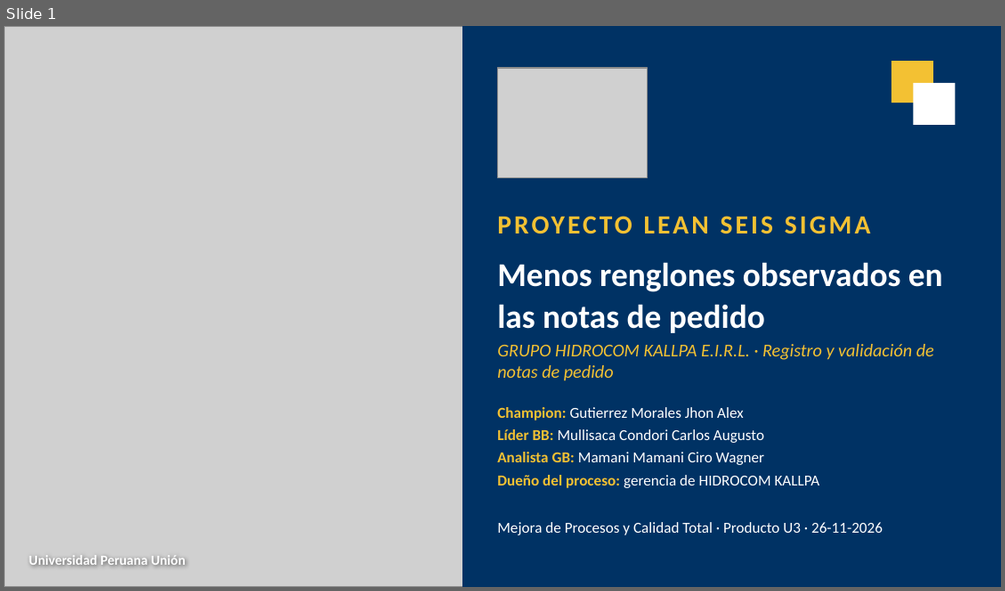
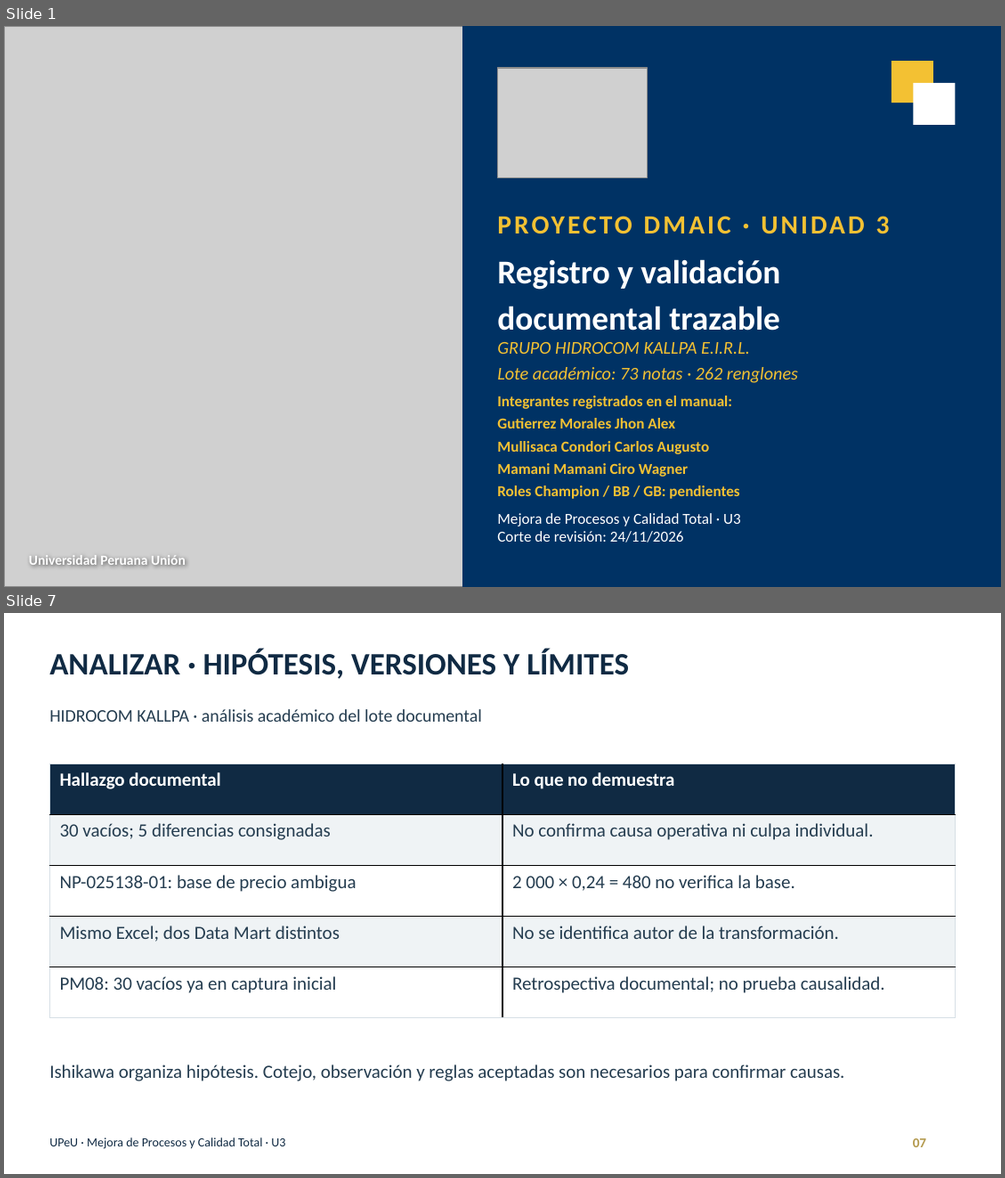
Before and after one commit to Nunclear/hidrocom-mejora-procesos-u3, a slide deck: 04_Producto_Final/U3_Presentacion_HIDROCOM.pptx. Shown one above the other, each under a label of ours: slide 1 before the commit, slides 1 and 7 after it; the slides between them are not shown. The pictures are 1005x591 and 1005x1178 pixels, drawn with LibreOffice and Linux fonts; fonts in the diff are those of the drawing; grey boxes stand for pictures. Boxes give left, top, right and bottom in pixels: in the first picture for what was removed or moved away, otherwise in the second. Text is boxed around its words. In the diff, an @@ line names an element or a change of style, - is before the commit and + after.

Commit message:
Integrar tres paquetes U3 completos, dashboard y validación reproducible

```diff
--- a/04_Producto_Final/U3_Presentacion_HIDROCOM.pptx
+++ b/04_Producto_Final/U3_Presentacion_HIDROCOM.pptx
@@ slide 7 added at bbox=[4, 613, 1001, 1174], background #FFFFFF @@
@@ text added at bbox=[49, 649, 629, 679], 22.5 pt, text #102A43, bold @@
+ANALIZAR · HIPÓTESIS, VERSIONES Y LÍMITES
@@ text added at bbox=[49, 709, 482, 722], 12.8 pt, text #253D50 @@
+HIDROCOM KALLPA · análisis académico del lote documental
@@ table added at bbox=[50, 763, 955, 1018], 5 rows, 2 columns @@
+Hallazgo documental | Lo que no demuestra
+30 vacíos; 5 diferencias consignadas | No confirma causa operativa ni culpa individual.
+NP-025138-01: base de precio ambigua | 2 000 × 0,24 = 480 no verifica la base.
+Mismo Excel; dos Data Mart distintos | No se identifica autor de la transformación.
+PM08: 30 vacíos ya en captura inicial | Retrospectiva documental; no prueba causalidad.
@@ text added at bbox=[49, 1064, 844, 1081], 13.5 pt, text #253D50 @@
+Ishikawa organiza hipótesis. Cotejo, observación y reglas aceptadas son necesarios para confirmar causas.
@@ text added at bbox=[49, 1137, 285, 1149], 9 pt, text #102A43 @@
+UPeU · Mejora de Procesos y Calidad Total · U3
@@ text added at bbox=[913, 1138, 926, 1147], 9.8 pt, text #B49A4E, bold @@
+07
@@ slide 1 changed as well @@
@@ text at bbox=[876, 216, 890, 234]: text changed @@
-PROYECTO LEAN SEIS SIGMA
+PROYECTO DMAIC · UNIDAD 3
@@ text at bbox=[497, 259, 780, 330]: text changed @@
-Menos renglones observados en las notas de pedido
+Registro y validación
+documental trazable
@@ text at bbox=[497, 342, 798, 383]: text changed @@
-GRUPO HIDROCOM KALLPA E.I.R.L. · Registro y validación de notas de pedido
+GRUPO HIDROCOM KALLPA E.I.R.L.
+Lote académico: 73 notas · 262 renglones
@@ text at bbox=[497, 395, 739, 499]: text changed; text colour #FFFFFF to #F3C133; bold on @@
-Champion: Gutierrez Morales Jhon Alex
-Líder BB: Mullisaca Condori Carlos Augusto
-Analista GB: Mamani Mamani Ciro Wagner
-Dueño del proceso: gerencia de HIDROCOM KALLPA
+Integrantes registrados en el manual:
+Gutierrez Morales Jhon Alex
+Mullisaca Condori Carlos Augusto
+Mamani Mamani Ciro Wagner
+Roles Champion / BB / GB: pendientes
@@ text at bbox=[497, 513, 741, 542]: text changed @@
-Mejora de Procesos y Calidad Total · Producto U3 · 26-11-2026
+Mejora de Procesos y Calidad Total · U3
+Corte de revisión: 24/11/2026
```
Also in this commit, not shown: 11 other slides added, 12 slides removed, 46 other files.
